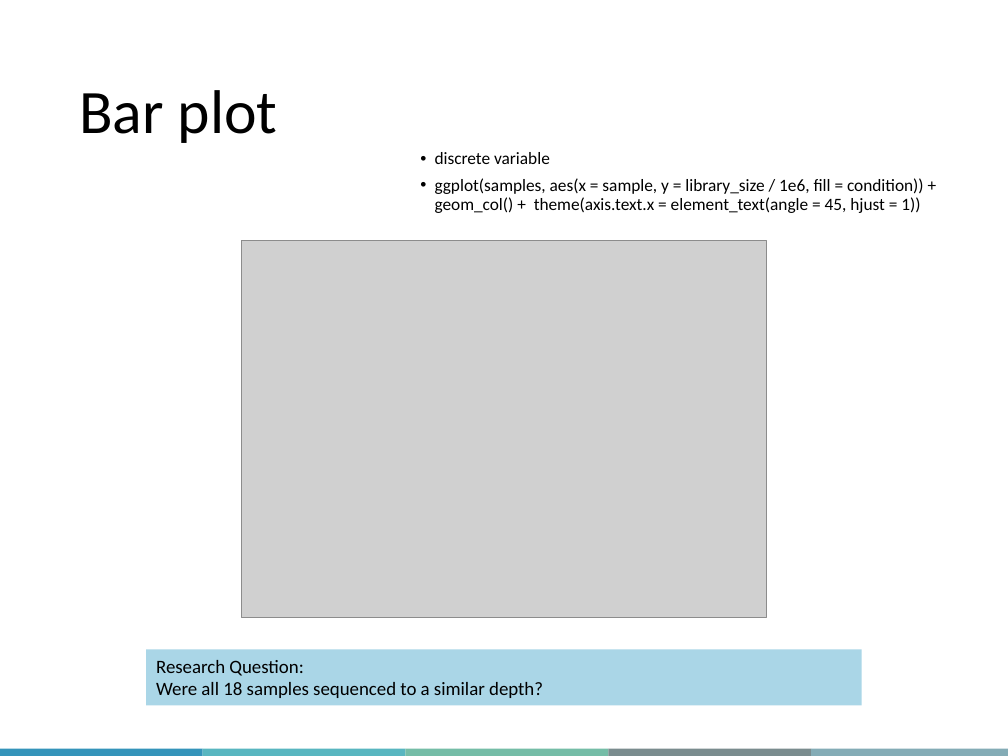
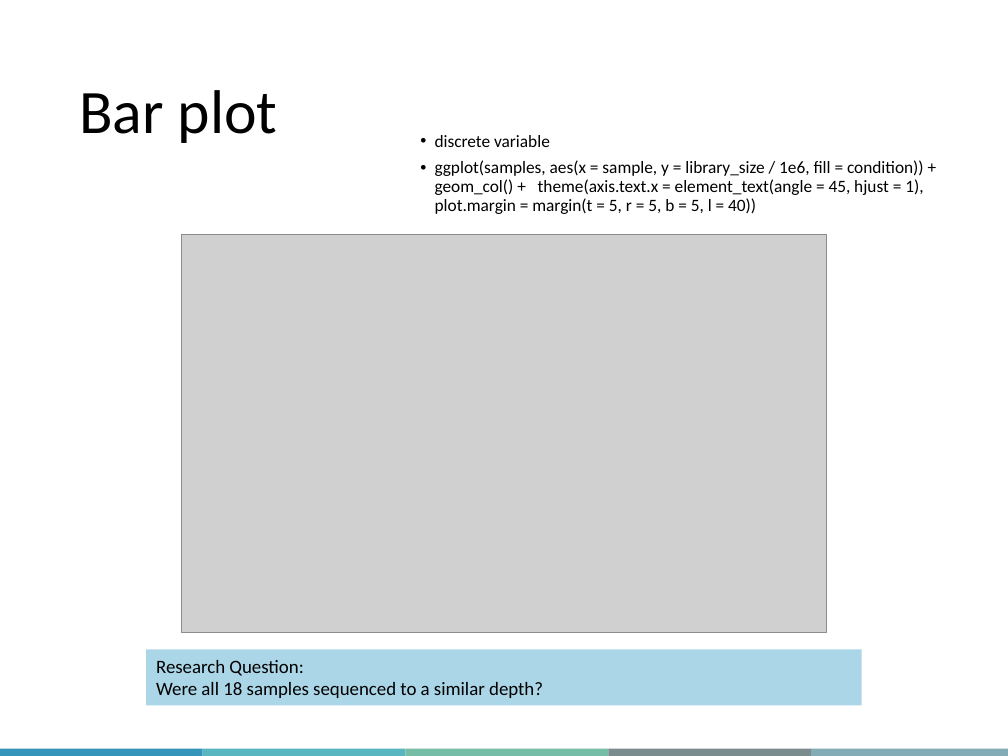
Before and after one commit to QLS-MiCM/Fall-2026-Bootcamp-Data-Visualization-in-R, a slide deck: slide 9 of Slides/MiCM - DataVisInR.pptx. Drawn at 1008x756 pixels with LibreOffice and Linux fonts; fonts in the diff are those of the drawing; grey boxes stand for pictures; background and template pictures are left out. Boxes give left, top, right and bottom in pixels: in the first picture for what was removed or moved away, otherwise in the second. Text is boxed around its words. In the diff, an @@ line names an element or a change of style, - is before the commit and + after.

```diff
--- a/Slides/MiCM - DataVisInR.pptx
+++ b/Slides/MiCM - DataVisInR.pptx
@@ text "discrete variable": place and size @@
-text "discrete variable" at (435,152,924,213)
+text "discrete variable" at (435,135,924,214)
@@ text at (435,160,924,214): text changed @@
-• ggplot(samples, aes(x = sample, y = library_size / 1e6, fill = condition)) + geom_col() + theme(axis.text.x = element_text(angle = 45, hjust = 1))
+• ggplot(samples, aes(x = sample, y = library_size / 1e6, fill = condition)) + geom_col() + theme(axis.text.x = element_text(angle = 45, hjust = 1), plot.margin = margin(t = 5, r = 5, b = 5, l = 40))
@@ picture: place and size @@
-picture at (242,241,767,618)
+picture at (181,235,827,633)
```
Also in this commit, not shown: 1 other slide changed, 1 other file.
